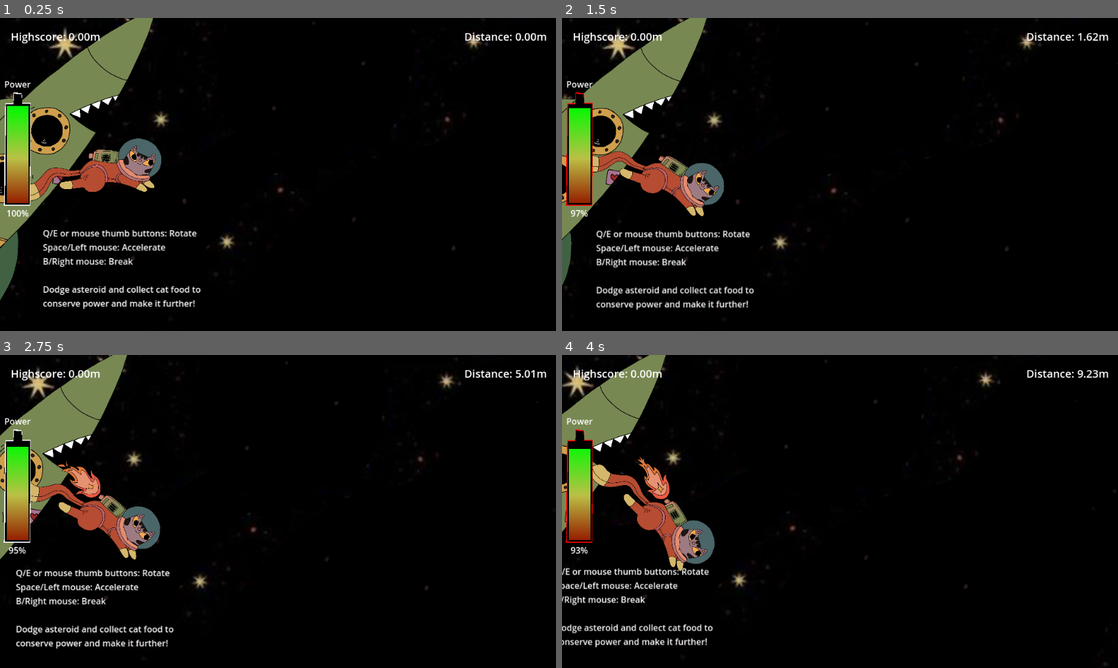
Above: before the commit, frames 1-4 (two rows, left to right).
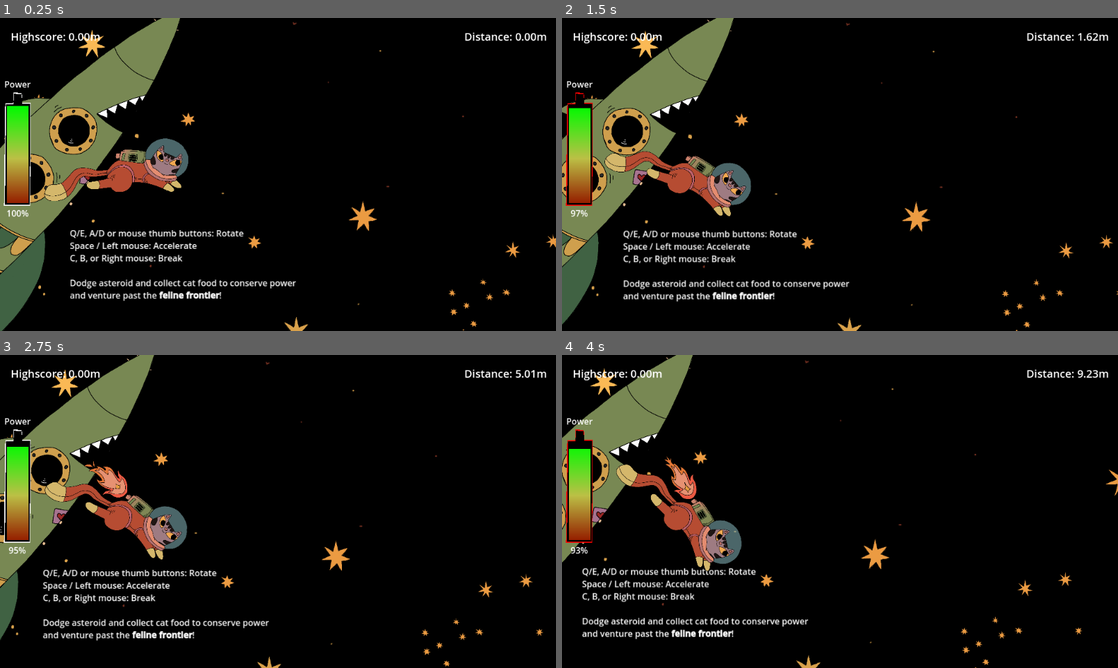
Above: after the commit, the same moments.

Repository: bene-labs/Feline-Frontier
Game: Godot game, scene res://scenes/game.tscn
The game is run twice, just before and just after one commit, with the same random seed, the same clock (stepped at 60 frames per second) and the same inputs.
Inputs (mouse positions are in pixels of both pictures, inside the frame that each line leads up to):
- Up to frame 1 (0.25 s): no input
- Up to frame 2 (1.5 s): tap Enter at 0.5 s; move the mouse to (962, 158) at 0.52 s; hold E (roate_right) 0.53-1.28 s; hold Space (boost) 0.53-1.28 s; right-click (962, 158) at 0.8 s; move the mouse to (728, 190) at 1.27 s; hold Q (rotate_left) from 1.28 s (still down); right-click (728, 190) at 1.35 s
- Up to frame 3 (2.75 s): tap Space (boost) at 1.55 s; move the mouse to (333, 442) at 2.02 s; release Q (rotate_left) at 2.03 s; hold E (roate_right) from 2.03 s (still down); hold Space (boost) from 2.03 s (still down); right-click (333, 442) at 2.3 s
- Up to frame 4 (4 s): move the mouse to (812, 574) at 2.77 s; release Space (boost) at 2.78 s; right-click (812, 574) at 2.85 s; tap Space (boost) at 3.05 s; move the mouse to (1006, 558) at 3.52 s; release E (roate_right) at 3.53 s; hold Q (rotate_left) from 3.53 s (still down); hold Space (boost) from 3.53 s (still down); right-click (1006, 558) at 3.8 s

The runs differ from the first frame. In frame 1, 15% of the frame differs, in the area x 0-100%, y 0-100%; in frame 2, 15%; in frame 3, 13%; in frame 4, 12%.

Commit message:
cleanup project, implement playtester feedback

Diff:
--- a/project.godot
+++ b/project.godot
@@ -33,18 +33,21 @@
 "deadzone": 0.5,
 "events": [Object(InputEventKey,"resource_local_to_scene":false,"resource_name":"","device":-1,"window_id":0,"alt_press …(192 unchanged characters)…
 , Object(InputEventMouseButton,"resource_local_to_scene":false,"resource_name":"","device":-1,"window_id":0,"alt_presse …(244 unchanged characters)…
+, Object(InputEventKey,"resource_local_to_scene":false,"resource_name":"","device":-1,"window_id":0,"alt_pressed":false,"shift_pressed":false,"ctrl_pressed":false,"meta_pressed":false,"pressed":false,"keycode":65,"physical_keycode":0,"key_label":0,"unicode":97,"location":0,"echo":false,"script":null)
 ]
 }
 roate_right={
 "deadzone": 0.5,
 "events": [Object(InputEventKey,"resource_local_to_scene":false,"resource_name":"","device":-1,"window_id":0,"alt_press …(192 unchanged characters)…
 , Object(InputEventMouseButton,"resource_local_to_scene":false,"resource_name":"","device":-1,"window_id":0,"alt_presse …(244 unchanged characters)…
+, Object(InputEventKey,"resource_local_to_scene":false,"resource_name":"","device":-1,"window_id":0,"alt_pressed":false,"shift_pressed":false,"ctrl_pressed":false,"meta_pressed":false,"pressed":false,"keycode":68,"physical_keycode":0,"key_label":0,"unicode":100,"location":0,"echo":false,"script":null)
 ]
 }
 break={
 "deadzone": 0.5,
 "events": [Object(InputEventMouseButton,"resource_local_to_scene":false,"resource_name":"","device":-1,"window_id":0,"a …(253 unchanged characters)…
 , Object(InputEventKey,"resource_local_to_scene":false,"resource_name":"","device":-1,"window_id":0,"alt_pressed":false …(182 unchanged characters)…
+, Object(InputEventKey,"resource_local_to_scene":false,"resource_name":"","device":-1,"window_id":0,"alt_pressed":false,"shift_pressed":false,"ctrl_pressed":false,"meta_pressed":false,"pressed":false,"keycode":67,"physical_keycode":0,"key_label":0,"unicode":99,"location":0,"echo":false,"script":null)
 ]
 }
 
--- a/scenes/game.tscn
+++ b/scenes/game.tscn
@@ -1,9 +1,9 @@
 [gd_scene load_steps=17 format=3 uid="uid://pw8w3f2frlig"]
 
 [ext_resource type="PackedScene" uid="uid://dbhljc0yeen15" path="res://scenes/player.tscn" id="1_71mex"]
-[ext_resource type="Texture2D" uid="uid://os38u78u7gvx" path="res://Background.png" id="1_jlcuv"]
+[ext_resource type="Texture2D" uid="uid://cip6dy5o7v621" path="res://images/Background.png" id="1_stei8"]
 [ext_resource type="PackedScene" uid="uid://bu0finf62w0ke" path="res://scenes/LimitedCamera.tscn" id="2_jsvua"]
-[ext_resource type="Script" path="res://scenes/walls.gd" id="2_lml5f"]
+[ext_resource type="Script" path="res://scripts/walls.gd" id="2_lml5f"]
 [ext_resource type="Texture2D" uid="uid://cbfv7t64vi410" path="res://images/Spaceship_Colored.png" id="3_udrhp"]
 [ext_resource type="PackedScene" uid="uid://qpdxv4l38x5a" path="res://scenes/game_ui.tscn" id="4_pdfhx"]
 [ext_resource type="PackedScene" uid="uid://dm11v5ulponn6" path="res://scenes/enemy_spawner.tscn" id="6_bju4m"]
@@ -21,7 +21,7 @@
 size = Vector2(949, 124)
 
 [sub_resource type="PhysicsMaterial" id="PhysicsMaterial_r8t2j"]
-bounce = 2.0
+bounce = 0.1
 
 [sub_resource type="RectangleShape2D" id="RectangleShape2D_kfofu"]
 size = Vector2(612, 380)
@@ -36,11 +36,11 @@
 
 [node name="Parallax2D" type="Parallax2D" parent="."]
 scroll_offset = Vector2(-127, -424)
-repeat_size = Vector2(2277.34, 1610)
+repeat_size = Vector2(2280.2, 1612)
 
 [node name="Sprite2D" type="Sprite2D" parent="Parallax2D"]
-scale = Vector2(0.805, 0.805)
-texture = ExtResource("1_jlcuv")
+scale = Vector2(0.65, 0.65)
+texture = ExtResource("1_stei8")
 centered = false
 
 [node name="SpaceshipColored" type="Sprite2D" parent="."]
@@ -48,22 +48,23 @@
 scale = Vector2(0.4, 0.4)
 texture = ExtResource("3_udrhp")
 
-[node name="Instructions" type="Label" parent="."]
+[node name="Instructions" type="RichTextLabel" parent="."]
 offset_left = 69.0
 offset_top = 397.0
-offset_right = 448.0
-offset_bottom = 544.0
-text = "Q/E or mouse thumb buttons: Rotate
-Space/Left mouse: Accelerate
-B/Right mouse: Break
+offset_right = 499.0
+offset_bottom = 560.0
+bbcode_enabled = true
+text = "Q/E, A/D or mouse thumb buttons: Rotate
+Space / Left mouse: Accelerate
+C, B, or Right mouse: Break
 
-Dodge asteroid and collect cat food to
-conserve power and make it further!
+Dodge asteroid and collect cat food to conserve power
+and venture past the [b]feline frontier[/b]!
 "
 
 [node name="LimitedCamera" parent="." instance=ExtResource("2_jsvua")]
 position = Vector2(155, 300)
-offset = Vector2(350, 0)
+offset = Vector2(300, 0)
 
 [node name="ReferenceRect" type="ReferenceRect" parent="LimitedCamera"]
 offset_left = -514.0
@@ -169,4 +170,5 @@
 [connection signal="hit" from="Player" to="LimitedCamera" method="_on_player_hit"]
 [connection signal="power_changed" from="Player" to="LimitedCamera/GameUI" method="_on_player_power_changed"]
 [connection signal="timeout" from="AsteroidLauncher/SpawnTimer" to="AsteroidLauncher" method="_on_spawn_timer_timeout"]
+[connection signal="body_entered" from="ObstacleSpawner/NewAreaTrigger" to="AsteroidLauncher" method="_on_new_area_trigger_body_entered"]
 [connection signal="body_entered" from="ObstacleSpawner/NewAreaTrigger" to="ObstacleSpawner" method="_on_new_area_trigger_body_entered"]
--- a/scenes/player.tscn
+++ b/scenes/player.tscn
@@ -1,11 +1,15 @@
-[gd_scene load_steps=9 format=3 uid="uid://dbhljc0yeen15"]
+[gd_scene load_steps=13 format=3 uid="uid://dbhljc0yeen15"]
 
-[ext_resource type="Script" path="res://scenes/player.gd" id="1_dk55j"]
-[ext_resource type="Texture2D" uid="uid://cc7ggghn8p0mb" path="res://images/SpaceCatFire.png" id="2_1bm6t"]
-[ext_resource type="Texture2D" uid="uid://ftmcknveulj8" path="res://images/AnimationFire/Buuuurn-1.png" id="2_xnmfg"]
+[ext_resource type="Script" path="res://scripts/player.gd" id="1_dk55j"]
+[ext_resource type="Texture2D" uid="uid://d2y3gb058ih2l" path="res://images/AnimationFire/Buuuurn-1.png" id="2_xnmfg"]
 [ext_resource type="Texture2D" uid="uid://brdwv8osmicsa" path="res://images/SpaceCatNonFire.png" id="3_kr8fm"]
-[ext_resource type="Texture2D" uid="uid://cn41tdhnc536y" path="res://images/AnimationFire/Buuuurn-2.png" id="3_qp63a"]
-[ext_resource type="Texture2D" uid="uid://kc1675ubw355" path="res://images/AnimationFire/Buuuurn-3.png" id="4_wvhob"]
+[ext_resource type="Texture2D" uid="uid://ct6adh68jw68q" path="res://images/AnimationFire/Buuuurn-2.png" id="3_qp63a"]
+[ext_resource type="Texture2D" uid="uid://cyu6ioxepet6i" path="res://images/AnimationFire/Buuuurn-3.png" id="4_wvhob"]
+[ext_resource type="Texture2D" uid="uid://cweoh843jbpb2" path="res://images/AnimationCat/Animation-1.png" id="6_iv7yv"]
+[ext_resource type="Texture2D" uid="uid://coja5ver5v0q3" path="res://images/AnimationCat/Animation-2.png" id="7_4g8ea"]
+[ext_resource type="Texture2D" uid="uid://cbyqkwj3n37t8" path="res://images/AnimationCat/Animation-3.png" id="8_0xumn"]
+[ext_resource type="Texture2D" uid="uid://2bh26sjgwwm2" path="res://images/AnimationCat/Animation-4.png" id="9_6ukju"]
+[ext_resource type="Texture2D" uid="uid://0ketu0uhrl0p" path="res://images/AnimationCat/Animation-5.png" id="10_hqxsa"]
 
 [sub_resource type="SpriteFrames" id="SpriteFrames_bgpij"]
 animations = [{
@@ -28,18 +32,30 @@
 animations = [{
 "frames": [{
 "duration": 1.0,
-"texture": ExtResource("2_1bm6t")
+"texture": ExtResource("3_kr8fm")
 }],
 "loop": true,
-"name": &"boost",
+"name": &"default",
 "speed": 5.0
 }, {
 "frames": [{
 "duration": 1.0,
-"texture": ExtResource("3_kr8fm")
+"texture": ExtResource("6_iv7yv")
+}, {
+"duration": 1.0,
+"texture": ExtResource("7_4g8ea")
+}, {
+"duration": 1.0,
+"texture": ExtResource("8_0xumn")
+}, {
+"duration": 1.0,
+"texture": ExtResource("9_6ukju")
+}, {
+"duration": 1.0,
+"texture": ExtResource("10_hqxsa")
 }],
 "loop": true,
-"name": &"default",
+"name": &"start_idle",
 "speed": 5.0
 }]
 
@@ -55,18 +71,41 @@
 sprite_frames = SubResource("SpriteFrames_bgpij")
 animation = &"boost"
 
+[node name="BackwardsFire" type="Node2D" parent="."]
+visible = false
+position = Vector2(38, -10)
+rotation = 0.0173745
+scale = Vector2(0.12, 0.12)
+
+[node name="FireSprite2" type="AnimatedSprite2D" parent="BackwardsFire"]
+position = Vector2(814.147, 327.571)
+rotation = -2.62478
+sprite_frames = SubResource("SpriteFrames_bgpij")
+animation = &"boost"
+autoplay = "boost"
+flip_v = true
+
+[node name="FireSprite3" type="AnimatedSprite2D" parent="BackwardsFire"]
+position = Vector2(690.469, 404.732)
+rotation = -2.77034
+sprite_frames = SubResource("SpriteFrames_bgpij")
+animation = &"boost"
+autoplay = "boost"
+
 [node name="AnimatedSprite" type="AnimatedSprite2D" parent="."]
 position = Vector2(10, -9)
 scale = Vector2(0.25, 0.25)
 sprite_frames = SubResource("SpriteFrames_xi2fd")
-frame_progress = 0.108218
+frame_progress = 0.682892
 
 [node name="CollisionPolygon2D" type="CollisionPolygon2D" parent="."]
+visible = false
 position = Vector2(31, 9)
 scale = Vector2(0.525, 0.525)
 polygon = PackedVector2Array(-49.5238, -66.6667, -76.1905, -47.6191, -89.5238, -32.381, -125.714, -30.4762, -160, -36.1 …(996 unchanged characters)…
 
 [node name="ObstacleDetector" type="Area2D" parent="."]
+visible = false
 collision_layer = 0
 collision_mask = 10
 
--- a/scripts/enemy_spawner.gd
+++ b/scripts/enemy_spawner.gd
@@ -7,6 +7,7 @@
 
 var spawn_areas : Array[Area2D]
 var diffculty = 1.0
+var has_started := false
 
 
 func _ready() -> void:
@@ -14,7 +15,6 @@
 		if not child is Area2D:
 			continue
 		spawn_areas.append(child)
-	_on_game_start()
 
 
 func _process(delta: float) -> void:
@@ -43,3 +43,10 @@
 
 func _on_game_start() -> void:
 	%SpawnTimer.start(randf_range(min_spawn_time / diffculty, max_spawn_time / diffculty))
+
+
+func _on_new_area_trigger_body_entered(body):
+	if  has_started:
+		return
+	has_started = true
+	_on_game_start()
--- a/scenes/player.gd
+++ b/scripts/player.gd
@@ -27,6 +27,7 @@
 	if remaining_power == 0:
 		#$AnimatedSprite.play("default")
 		$FireSprite.hide()
+		$BackwardsFire.hide()
 		boost_velcotiy = Vector2(0, 0)
 	power_changed.emit(remaining_power / max_power)
 
@@ -52,7 +53,7 @@
 		if remaining_power <= 0:
 			power_changed.emit(-1)
 		else:
-			#$AnimatedSprite.play("boost")
+			$AnimatedSprite.play("default")
 			$FireSprite.show()
 			$FireSprite.play("boost")
 			boost_velcotiy = Vector2(boost_speed, 0).rotated(rotation)
@@ -64,8 +65,10 @@
 		if remaining_power <= 0:
 			power_changed.emit(-1)
 		else:
+			$BackwardsFire.show()
 			boost_velcotiy = Vector2(-boost_speed, 0).rotated(rotation)
 	elif event.is_action_released("break"):
+		$BackwardsFire.hide()
 		boost_velcotiy = Vector2(0, 0)
 
 	if event.is_action_pressed("roate_right"):
Binary file removed: images/placeholder_background.png
Not shown, removed: images/placeholder_background.png.import
Renamed: scenes/walls.gd -> scripts/walls.gd
